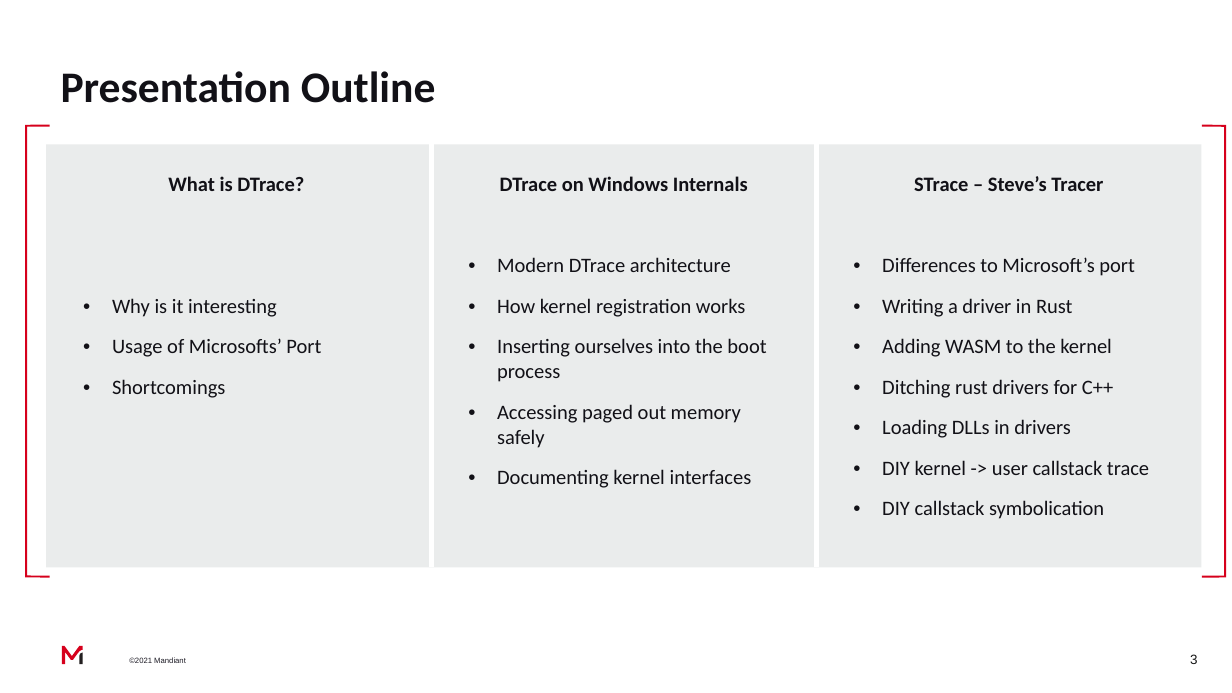
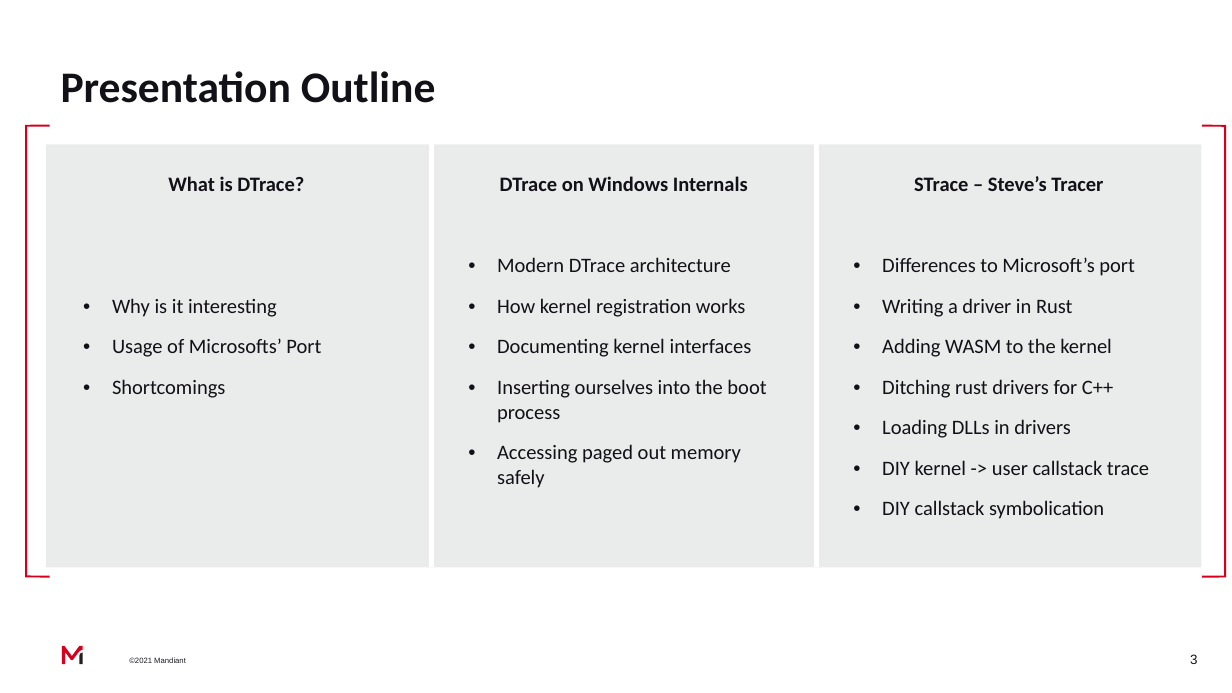
Before and after one commit to mandiant/STrace, a slide deck: slide 3 of blog/STrace_DEFCON.pptx. Drawn at 1232x693 pixels with LibreOffice and Linux fonts; fonts in the diff are those of the drawing; background and template pictures are left out. Boxes give left, top, right and bottom in pixels: in the first picture for what was removed or moved away, otherwise in the second. Text is boxed around its words. In the diff, an @@ line names an element or a change of style, - is before the commit and + after.

```diff
--- a/blog/STrace_DEFCON.pptx
+++ b/blog/STrace_DEFCON.pptx
@@ table at [46,144,1202,563] @@
-row 1, column 2: DTrace on Windows Internals / Modern DTrace architecture / How kernel registration works / Inserting ourselves into the boot process / Accessing paged out memory safely / Documenting kernel interfaces
+row 1, column 2: DTrace on Windows Internals / Modern DTrace architecture / How kernel registration works / Documenting kernel interfaces / Inserting ourselves into the boot process / Accessing paged out memory safely
```
Also in this commit, not shown: 4 other slides changed, 5 slides added, 7 other files.
